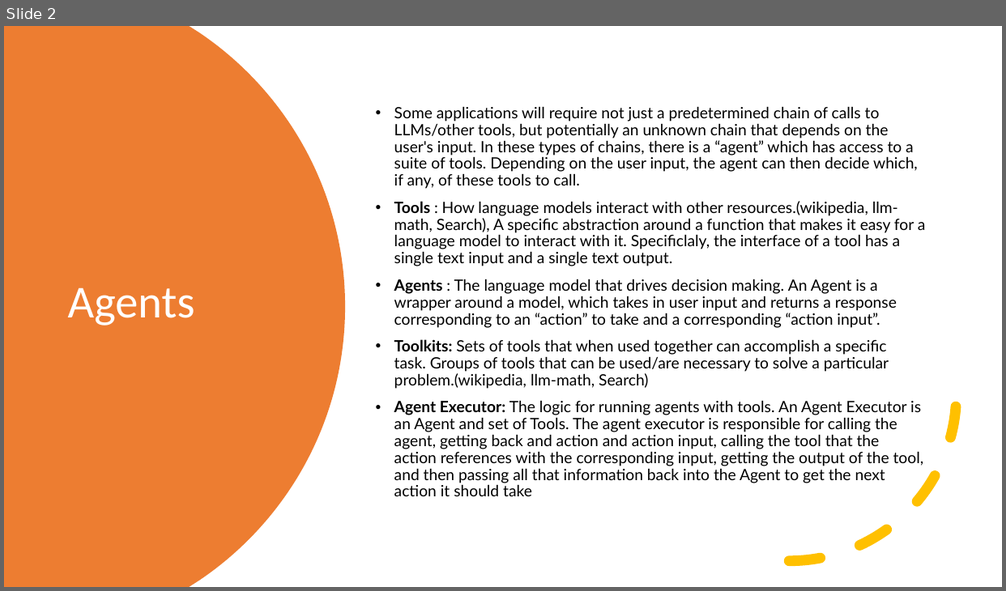
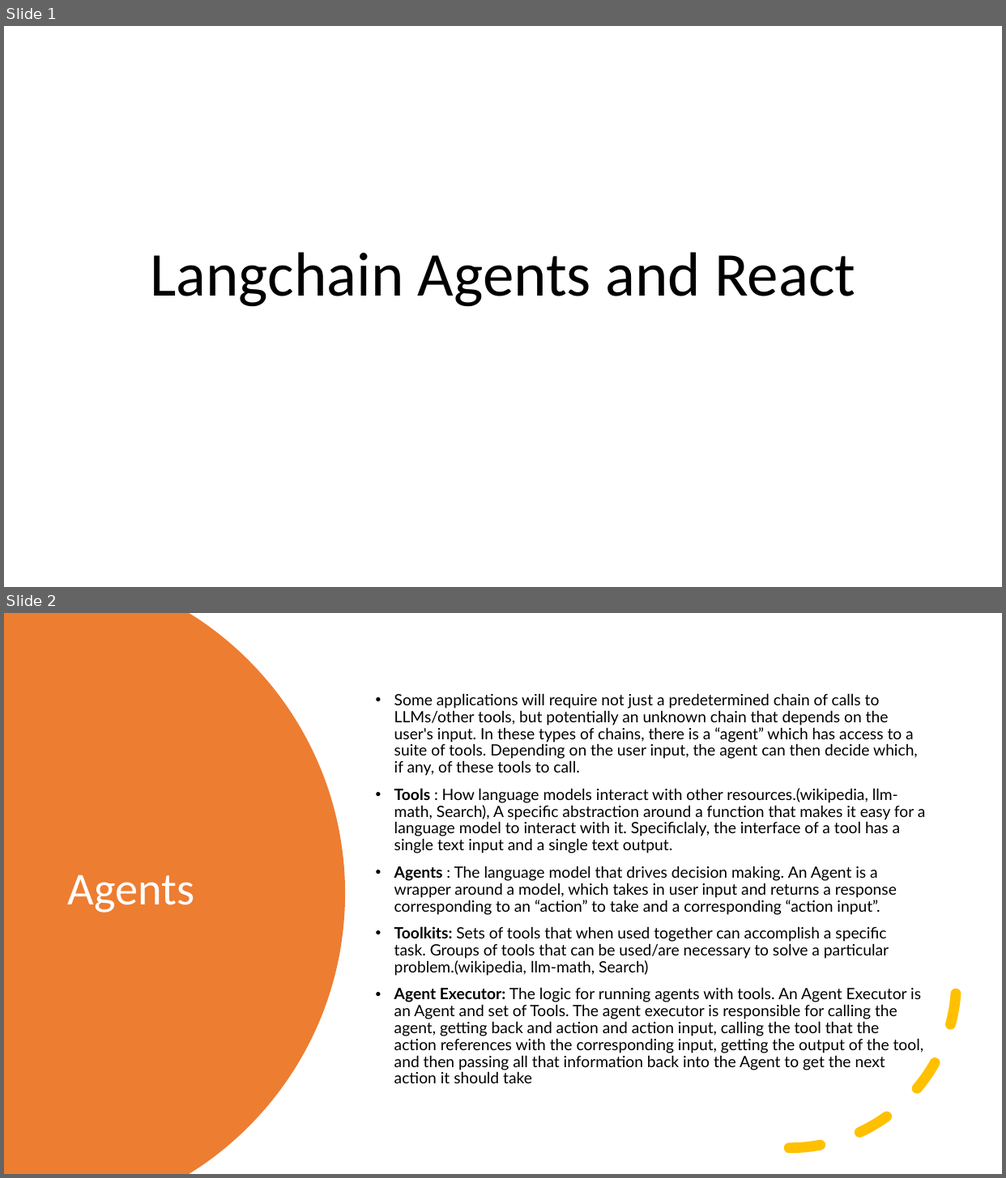
Before and after one commit to MPS-MASTER/NLP, a slide deck: llm_react.pptx. Shown one above the other, each under a label of ours: slide 2 before the commit, slides 1 and 2 after it. The pictures are 1006x591 and 1006x1178 pixels, drawn with LibreOffice and Linux fonts; fonts in the diff are those of the drawing. Boxes give left, top, right and bottom in pixels: in the first picture for what was removed or moved away, otherwise in the second. Text is boxed around its words. In the diff, an @@ line names an element or a change of style, - is before the commit and + after.

```diff
--- a/llm_react.pptx
+++ b/llm_react.pptx
@@ slide 1 added at [4, 26, 1002, 587], background #FFFFFF @@
@@ title added at [150, 252, 855, 307], 60 pt, text #000000 @@
+Langchain Agents and React
```
Also in this commit, not shown: 1 slide removed.
